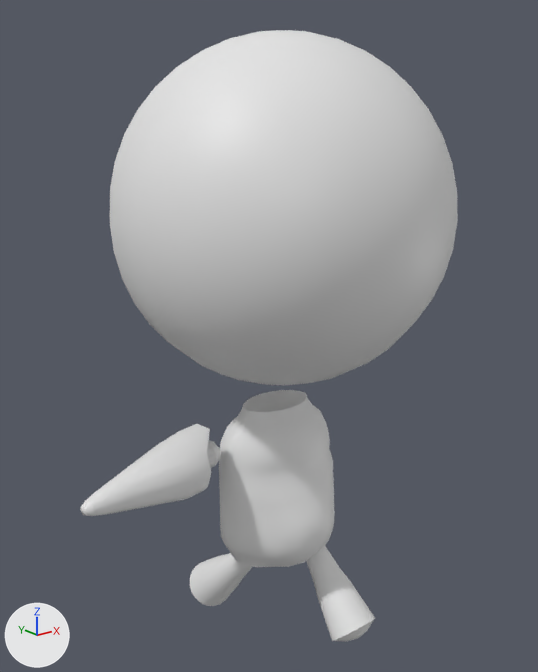
The OBJ model res/models/planetHead/exp_8.obj: old version first, new version second.
Both versions are drawn from a 50 mm lens placed at (-4.81, -5.83, 7.57), pointed at (-0.17, -0.03, 5.25). Every picture has the same lights, and +X, +Y and +Z are marked at lower left. Where no turn or scale is listed for an object, it has been applied to the vertices.

The first picture shows 'exp_8'.
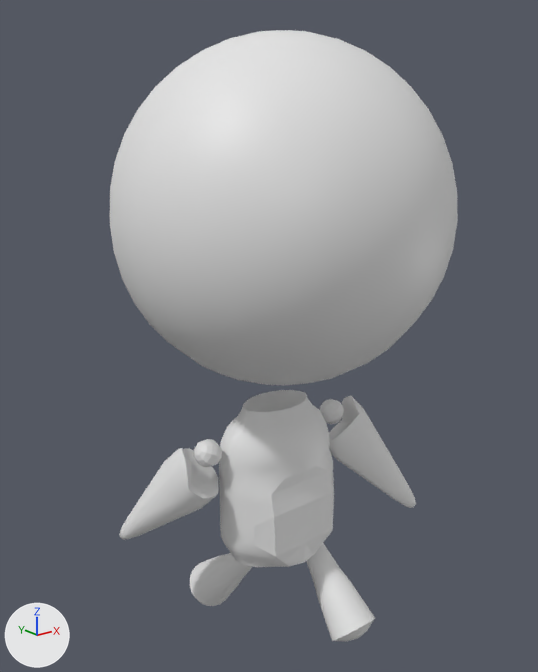
Where the change shows, as pixel boxes [x1, y1, x2, y2] in the pictures (538 x 672 px; the box of a moved part takes in the faces that stretch with it):
```json
{"object": "exp_8", "change": "reshaped", "before": [81, 30, 458, 642], "after": [110, 30, 458, 642], "on screen": "8% narrower"}
{"part": 1, "of": "me_exp_8", "change": "moved or reshaped", "before": [207, 440, 221, 468], "after": [194, 439, 222, 467]}
{"part": 2, "of": "me_exp_8", "change": "moved or reshaped", "before": [81, 424, 212, 516], "after": [119, 448, 218, 540]}
{"part": 3, "of": "me_exp_8", "change": "added", "after": [320, 399, 344, 424]}
{"part": 4, "of": "me_exp_8", "change": "added", "after": [329, 395, 416, 508]}
{"part": 5, "of": "me_exp_8", "change": "cut back", "before": [254, 466, 335, 567], "after": [254, 466, 334, 567]}
```

The change, as JSON lines over the scene's bpy script:
```json
{"block": "me_exp_8", "where": "# used by ob_exp_8; location = (0.0, 0.0, 0.0)"}
{"op": "remove", "block": "me_exp_8", "code": "me_exp_8.from_pydata(...)  # 1316 vertices, 2608 faces; spans x -2.41..1.72, y -1.74..1.7, z 1.64..8.22"}
{"op": "add", "block": "me_exp_8", "code": "me_exp_8.from_pydata(...)  # 1438 vertices, 2844 faces; spans x -1.72..1.72, y -1.74..1.7, z 1.64..8.22"}
{"block": "me_exp_8", "change": "me_exp_8 part 1: the loose piece of 58 vertices spanning x -1.05..-0.76, y -0.05..0.24, z 3.92..4.22 is multiplied about its middle by the matrix ((0.36, 0.347, -0.866), (-0.694, 0.72, 0.0), (0.624, 0.601, 0.5)), then moved by (0.01, 0.0, 0.01)"}
{"block": "me_exp_8", "change": "me_exp_8 part 2: the loose piece of 90 vertices spanning x -2.41..-0.92, y -0.29..0.37, z 3.75..4.4 is multiplied about its middle by the matrix ((0.36, 0.347, -0.866), (-0.694, 0.72, 0.0), (0.624, 0.601, 0.5)), then moved by (0.45, 0.46, -0.54)"}
{"block": "me_exp_8", "change": "me_exp_8 part 3: the loose piece of 58 vertices spanning x -1.05..-0.76, y -0.05..0.24, z 3.92..4.22 is copied, and the copy is multiplied about its middle by the matrix ((-0.36, -0.347, 0.866), (0.694, -0.72, 0.0), (0.624, 0.601, 0.5)), then moved by (1.77, -0.01, 0.01); it spans x 0.72..1.02, y -0.06..0.24, z 3.94..4.23"}
{"block": "me_exp_8", "change": "me_exp_8 part 4: the loose piece of 90 vertices spanning x -2.41..-0.92, y -0.29..0.37, z 3.75..4.4 is copied, and the copy is multiplied about its middle by the matrix ((-0.36, -0.347, 0.866), (0.694, -0.72, 0.0), (0.624, 0.601, 0.5)), then moved by (2.86, -0.37, -0.54); it spans x 0.69..1.55, y -0.74..0.3, z 2.93..4.22"}
{"block": "me_exp_8", "change": "me_exp_8 part 5"}
{"block": "me_exp_8", "change": "33 vertices are removed from x -0.43..0.41, y -0.7..-0.46, z 2.76..3.65"}
{"block": "me_exp_8", "change": "88 faces are deleted"}
{"block": "me_exp_8", "change": "7 vertices are added at x -0.29..0.29, y -0.46..-0.39, z 2.79..3.65"}
{"block": "me_exp_8", "change": "36 new faces join them"}
```
